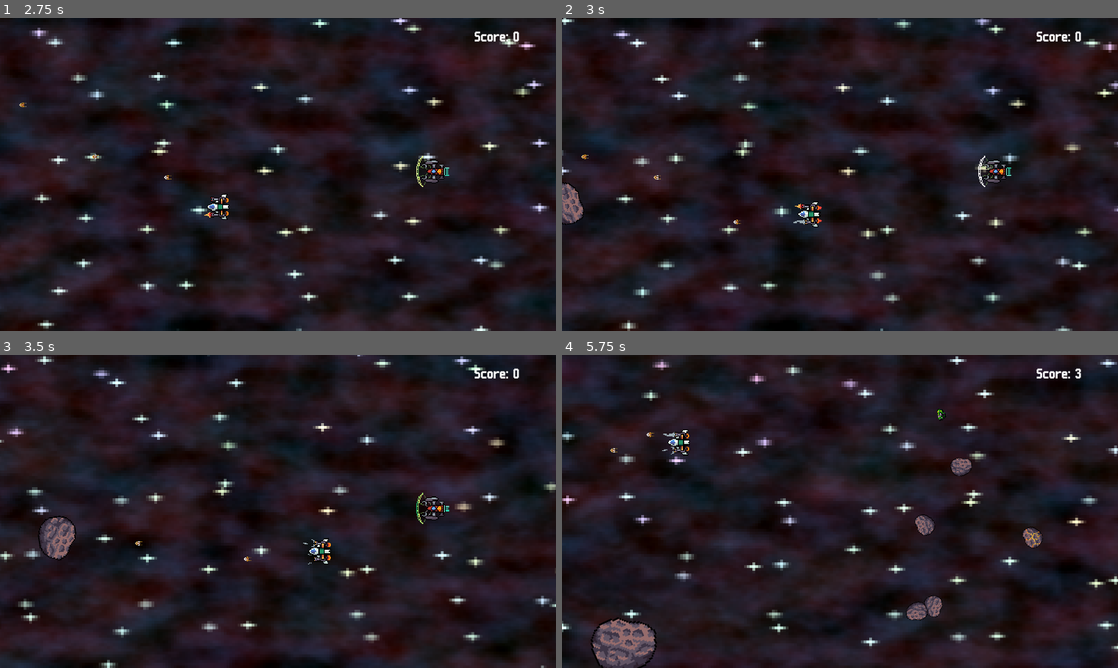
Above: before the commit, frames 1-4 (two rows, left to right).
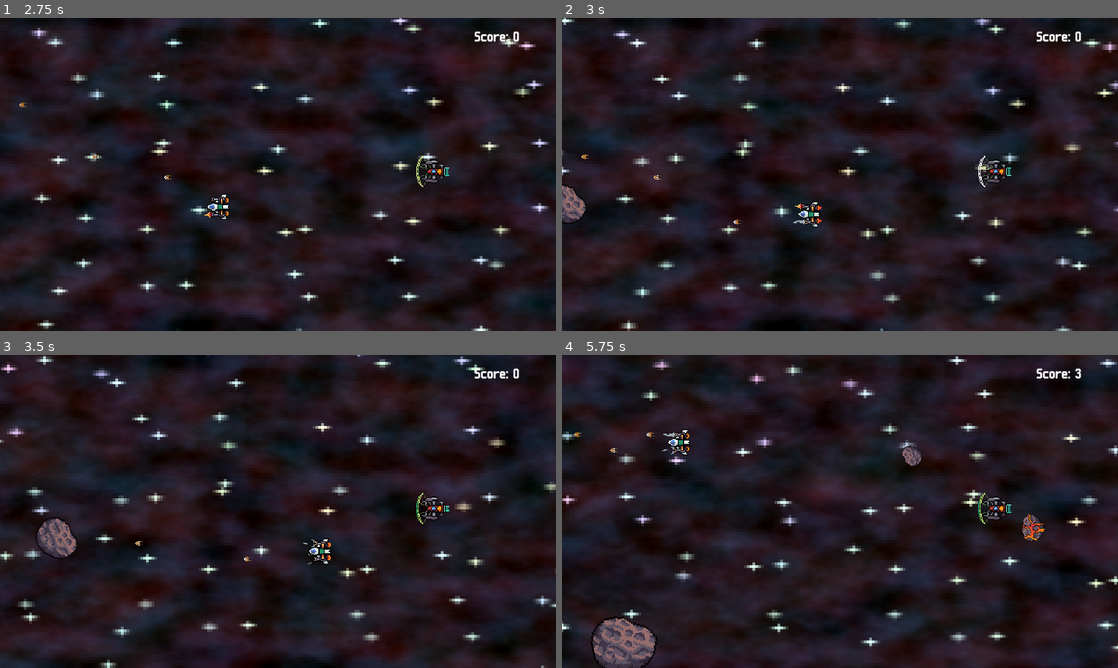
Above: after the commit, the same moments.

Repository: Yekt/SyntaxSoup
Game: Godot game, scene res://scenes/screens/start.tscn
Same seed, same stepped clock (60 frames per second), same inputs: the game is played once before the commit and once after it. The engine's default icon, where the game draws it, is replaced by a stand-in: a white triangle on a blue panel in a dark square.
Inputs:
- Up to frame 1 (2.75 s): click "Start Game" at 0.5 s; hold D (attacker_right) 1.28-2.03 s; hold Ctrl (supporter_magnet, bound only after the commit) 1.28-2.03 s; hold S (attacker_down) from 2.03 s (still down); tap Ctrl (supporter_magnet, bound only after the commit) at 2.1 s
- Up to frame 2 (3 s): release S (attacker_down) at 2.78 s; hold D (attacker_right) from 2.78 s (still down); hold Ctrl (supporter_magnet, bound only after the commit) from 2.78 s (still down)
- Up to frame 3 (3.5 s): keep holding D (attacker_right); keep holding Ctrl (supporter_magnet, bound only after the commit)
- Up to frame 4 (5.75 s): release D (attacker_right) at 3.53 s; release Ctrl (supporter_magnet, bound only after the commit) at 3.53 s; hold W (attacker_up) 3.53-4.28 s; tap Ctrl (supporter_magnet, bound only after the commit) at 3.6, 5.1 s; hold Ctrl (supporter_magnet, bound only after the commit) 4.28-5.03 s; hold A (attacker_left) from 4.28 s (still down)

Frame 1 is identical in both runs. In frame 2, 0.3% of the frame differs, in the area x 0-5%, y 52-67%; in frame 3, 0.5%; in frame 4, 2.3%, in the area x 2-87%, y 17-100%.

Commit message:
add magnet ability to support ship

Diff:
--- a/project.godot
+++ b/project.godot
@@ -126,3 +126,8 @@
 , Object(InputEventJoypadMotion,"resource_local_to_scene":false,"resource_name":"","device":-1,"axis":2,"axis_value":1.0,"script":null)
 ]
 }
+supporter_magnet={
+"deadzone": 0.5,
+"events": [Object(InputEventKey,"resource_local_to_scene":false,"resource_name":"","device":0,"window_id":0,"alt_pressed":false,"shift_pressed":false,"ctrl_pressed":false,"meta_pressed":false,"pressed":false,"keycode":0,"physical_keycode":4194326,"key_label":0,"unicode":0,"echo":false,"script":null)
+]
+}
--- a/scenes/entities/asteroid.gd
+++ b/scenes/entities/asteroid.gd
@@ -18,6 +18,7 @@
 var IS_DESTROYED = false
 var ROTATION
 var DAMAGE
+var velocity
 
 
 static func create_asteroid(size: int, direction: Vector2) -> Asteroid:
@@ -30,7 +31,7 @@
 		asteroid.SPEED = 600 * speed_randomizer
 		asteroid.HEALTH = 2
 		asteroid.CHILDREN_COUNT = 3
-		asteroid.ROTATION = randf_range(-0.1, 0.1)
+		asteroid.ROTATION = randf_range(2, 2)
 		asteroid.DAMAGE = 10
 	elif (size == MEDIUM):
 		asteroid.scale = Vector2(0.4, 0.4)
@@ -38,7 +39,7 @@
 		asteroid.SPEED = 450 * speed_randomizer
 		asteroid.HEALTH = 3
 		asteroid.CHILDREN_COUNT = 3
-		asteroid.ROTATION = randf_range(-0.05, 0.05)
+		asteroid.ROTATION = randf_range(-1, 1)
 		asteroid.DAMAGE = 20
 	else:
 		asteroid.scale = Vector2(0.6, 0.6)
@@ -46,7 +47,7 @@
 		asteroid.SPEED = 300 * speed_randomizer
 		asteroid.HEALTH = 5
 		asteroid.CHILDREN_COUNT = 2
-		asteroid.ROTATION = randf_range(-0.01, 0.01)
+		asteroid.ROTATION = randf_range(-0.3, 0.3)
 		asteroid.DAMAGE = 30
 	asteroid.DIRECTION = direction
 	return asteroid
@@ -55,11 +56,12 @@
 func _ready():
 	GLOBALS = get_node("/root/Globals")
 	SPEED *= GLOBALS.SPEED_SCALE
+	velocity = SPEED * DIRECTION
 
 
 func _process(delta):
-	position = position + DIRECTION * SPEED * delta
-	rotate(ROTATION)
+	position += velocity * delta
+	rotate(ROTATION * delta)
 
 	if IS_DESTROYED:
 		if !$Sprite.is_playing():
@@ -78,7 +80,7 @@
 		if SIZE == SMALL:
 			var child = RESOURCE.instantiate()
 			child.position = position
-			child.velocity = DIRECTION * SPEED * 0.01
+			child.velocity = velocity
 			get_parent().add_child(child)
 		else:
 			var y_delta = 0.4 + abs(ROTATION) * 8
--- a/scenes/entities/asteroid.tscn
+++ b/scenes/entities/asteroid.tscn
@@ -71,7 +71,7 @@
 }]
 
 [node name="Asteroid" type="Area2D"]
-collision_layer = 8
+collision_layer = 40
 collision_mask = 4
 script = ExtResource("1_l46c7")
 
--- a/scenes/entities/resource.tscn
+++ b/scenes/entities/resource.tscn
@@ -4,11 +4,9 @@
 
 [sub_resource type="CircleShape2D" id="CircleShape2D_mxhdw"]
 
-[node name="Resource" type="RigidBody2D"]
-collision_layer = 2
+[node name="Resource" type="Area2D"]
+collision_layer = 34
 collision_mask = 0
-mass = 0.01
-gravity_scale = 0.0
 script = ExtResource("1_t62ox")
 
 [node name="CollisionShape2D" type="CollisionShape2D" parent="."]
--- a/scenes/entities/supporter.gd
+++ b/scenes/entities/supporter.gd
@@ -9,6 +9,7 @@
 var GLOBALS
 var IMMUNITY_DURATION = 0.5
 var IMMUNITY_TIMER = 1000
+var MAGNET_STRENGTH = 4
 
 
 func hit(damage):
@@ -36,11 +37,19 @@
 	var direction = Input.get_vector("supporter_left", "supporter_right", "supporter_up", "supporter_down")
 	velocity = direction * MOVEMENT_SPEED
 
-	for other in $PickupArea.get_overlapping_bodies():
-		if other is RigidBody2D and other.get_collision_layer_value(2):
-			other.queue_free()
-			other.set_collision_layer_value(2, false)
-			GLOBALS.add_score(1)
+	for other in $PickupArea.get_overlapping_areas():
+		other.queue_free()
+		other.set_collision_layer_value(2, false)
+		GLOBALS.add_score(1)
+
+	if Input.is_action_pressed("supporter_magnet"):
+		for other in $MagnetArea.get_overlapping_areas():
+			var speed = other.velocity.length()
+			var dir = other.velocity.normalized()
+			var to_resource = (position - other.position).normalized()
+			dir = (dir + to_resource * MAGNET_STRENGTH * delta).normalized()
+			other.velocity = dir * speed
+			print(other.name)
 
 	var screen_size = get_viewport_rect().size
 	position.x = clamp(position.x, 0, screen_size.x)
--- a/scenes/entities/supporter.tscn
+++ b/scenes/entities/supporter.tscn
@@ -167,9 +167,12 @@
 [sub_resource type="CircleShape2D" id="CircleShape2D_vlrn4"]
 radius = 35.0
 
+[sub_resource type="CircleShape2D" id="CircleShape2D_ju8al"]
+radius = 100.0
+
 [node name="Supporter" type="CharacterBody2D"]
 rotation = -1.5708
-collision_layer = 7
+collision_layer = 5
 platform_floor_layers = 4294901760
 script = ExtResource("1_xc7d7")
 
@@ -201,3 +204,10 @@
 
 [node name="CollisionShape2D" type="CollisionShape2D" parent="PickupArea"]
 shape = SubResource("CircleShape2D_vlrn4")
+
+[node name="MagnetArea" type="Area2D" parent="."]
+collision_layer = 0
+collision_mask = 32
+
+[node name="CollisionShape2D" type="CollisionShape2D" parent="MagnetArea"]
+shape = SubResource("CircleShape2D_ju8al")
--- a/scenes/scripts/resource.gd
+++ b/scenes/scripts/resource.gd
@@ -1,4 +1,4 @@
-extends RigidBody2D
+extends Area2D
 
 var textures = [
 	preload("res://scenes/textures/Minerals/Icon8.png"),
@@ -19,7 +19,7 @@
 
 # Called every frame. 'delta' is the elapsed time since the previous frame.
 func _process(delta):
-	move_and_collide(velocity)
+	position += velocity * delta
 	rotate(rot_speed * delta)
 
 func on_screen_exited():
Not shown: 1 places in scenes/entities/supporter.tscn that only renumber resources
